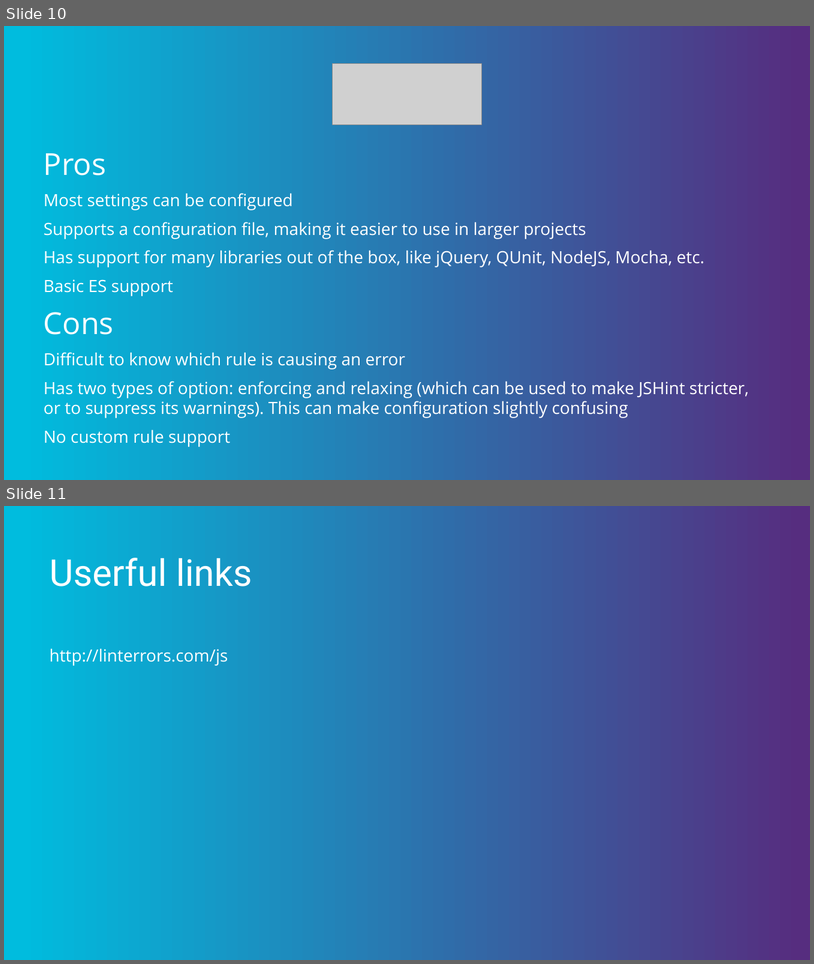
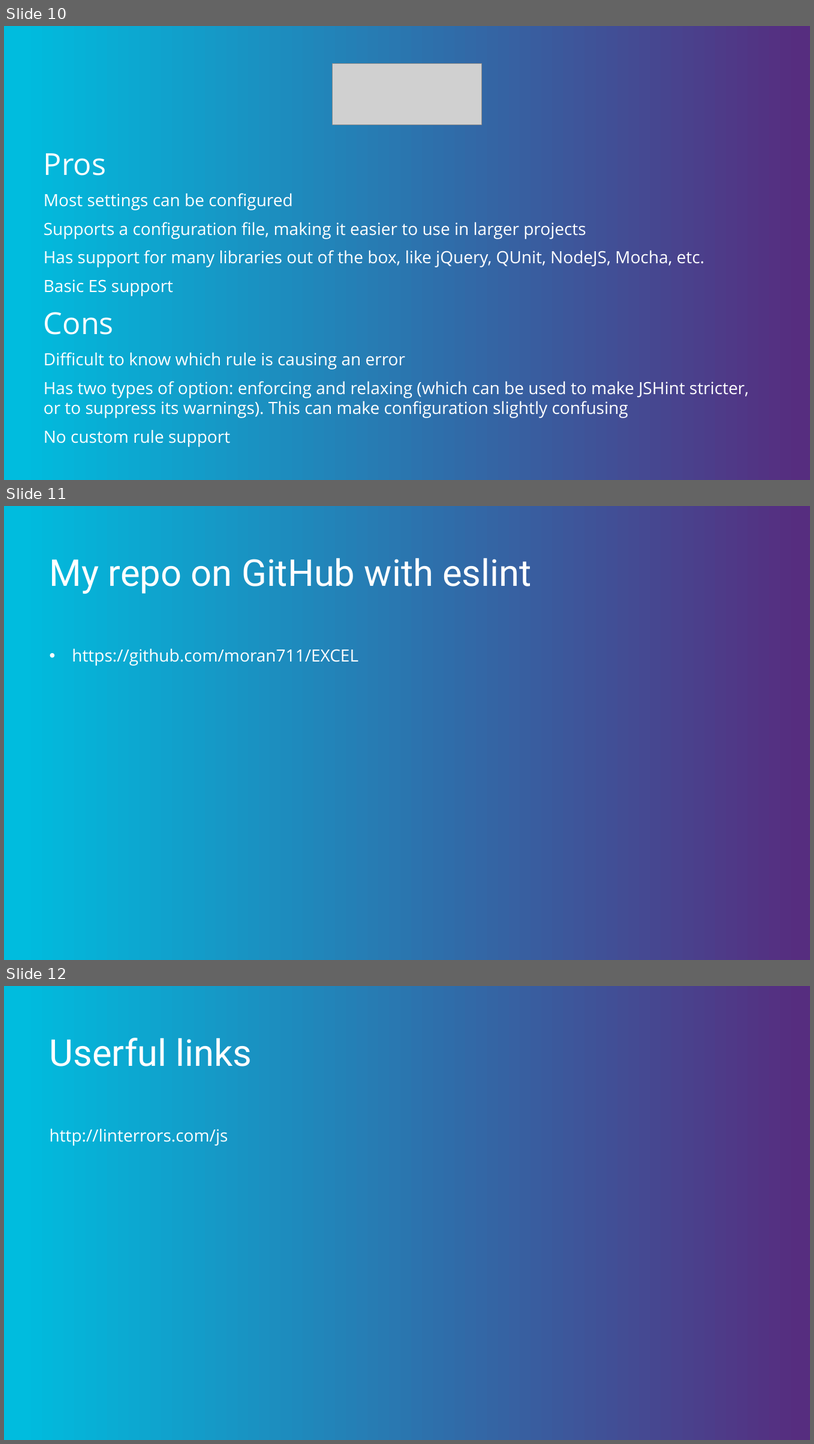
Before and after one commit to moran711/presentations, a slide deck: linters/Linters.pptx. Shown one above the other, each under a label of ours: slides 10 and 11 before the commit, slides 10, 11 and 12 after it. The pictures are 814x964 and 814x1444 pixels, drawn with LibreOffice and Linux fonts; fonts in the diff are those of the drawing; grey boxes stand for pictures; background and template pictures are left out. Boxes give left, top, right and bottom in pixels: in the first picture for what was removed or moved away, otherwise in the second. Text is boxed around its words. In the diff, an @@ line names an element or a change of style, - is before the commit and + after.

Commit message:
add my repo

```diff
--- a/linters/Linters.pptx
+++ b/linters/Linters.pptx
@@ slide 11 added at (4, 506, 810, 960), background gradient #562D7F to #00BCDE @@
@@ title added at (50, 558, 531, 594), 44 pt, text #FFFFFF @@
+My repo on GitHub with eslint
@@ text added at (72, 648, 359, 666), 20 pt, text #FFFFFF @@
+• https://github.com/moran711/EXCEL
@@ what was slide 11 is now slide 12 @@
```
